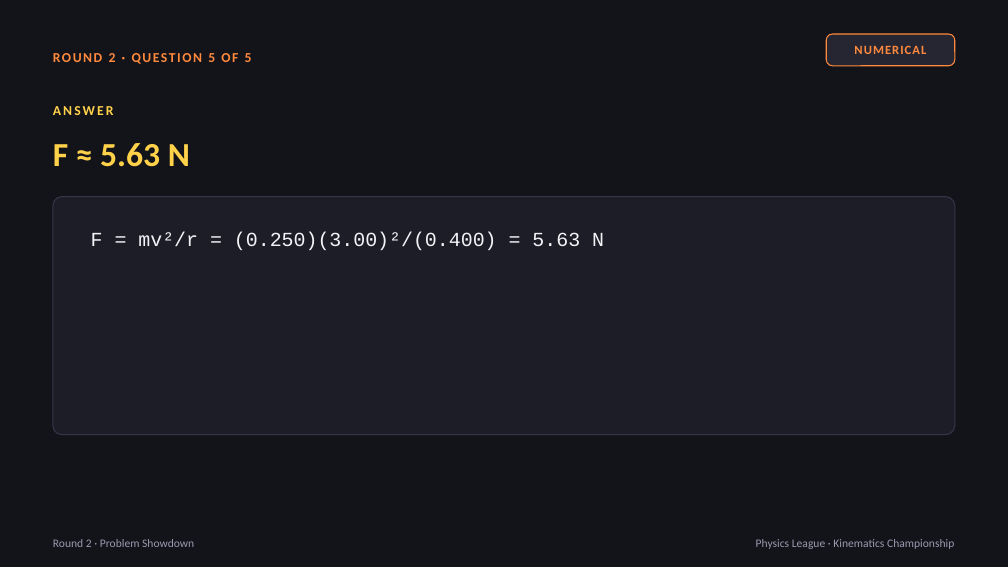
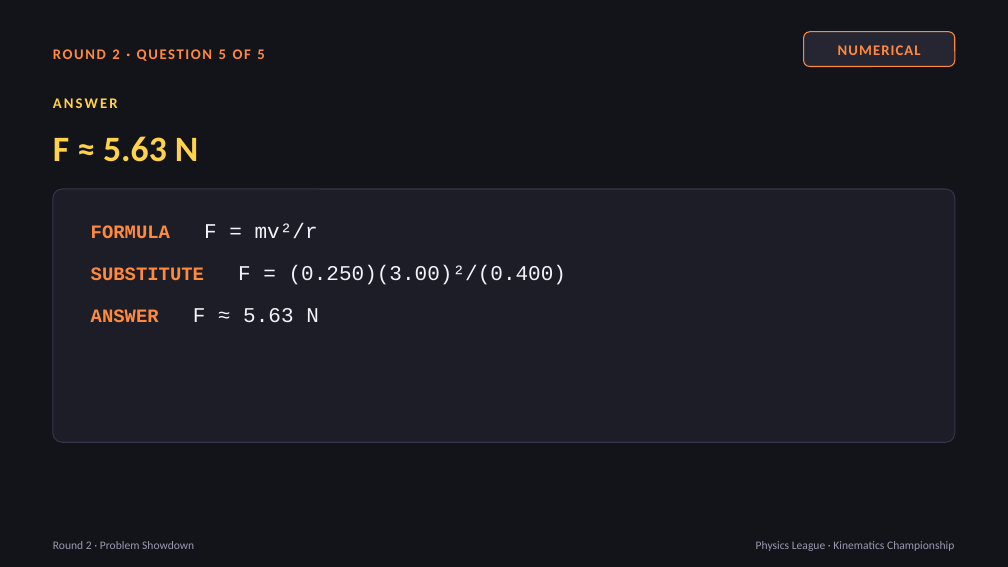
Before and after one commit to lestojas/physics, a slide deck: slide 36 of Physics-League-Kinematics-Championship.pptx (slide 35 before the commit). Drawn at 1008x567 pixels with LibreOffice and Linux fonts; fonts in the diff are those of the drawing. Boxes give left, top, right and bottom in pixels: in the first picture for what was removed or moved away, otherwise in the second. Text is boxed around its words. In the diff, an @@ line names an element or a change of style, - is before the commit and + after.

```diff
--- a/Physics-League-Kinematics-Championship.pptx
+++ b/Physics-League-Kinematics-Championship.pptx
@@ text "ROUND 2 · QUESTION 5 ..." at [112, 49, 264, 59]: size 13 to 14 pt @@
@@ text "NUMERICAL": place and size @@
-text "NUMERICAL" at [854, 45, 926, 54]
+text "NUMERICAL" at [838, 45, 921, 55]
@@ text "NUMERICAL" at [838, 45, 921, 55]: size 12 to 14 pt @@
@@ rounded rectangle at [804, 32, 955, 67]: proportions changed @@
@@ rounded rectangle: place and size @@
-rounded rectangle at [827, 34, 955, 66]
+rounded rectangle at [804, 32, 955, 67]
@@ text "ANSWER" at [53, 98, 118, 108]: size 13 to 14 pt @@
@@ text "ANSWER": place and size @@
-text "ANSWER" at [53, 106, 114, 115]
+text "ANSWER" at [53, 98, 118, 108]
@@ text "F ≈ 5.63 N" at [53, 136, 198, 162]: size 32 to 34 pt @@
@@ rounded rectangle: place and size @@
-rounded rectangle at [53, 197, 955, 435]
+rounded rectangle at [53, 189, 955, 442]
@@ rounded rectangle at [53, 189, 955, 442]: proportions changed @@
@@ text at [91, 223, 567, 322]: text changed; size 19 to 20 pt @@
-F = mv²/r = (0.250)(3.00)²/(0.400) = 5.63 N
+FORMULA F = mv²/r
+SUBSTITUTE F = (0.250)(3.00)²/(0.400)
+ANSWER F ≈ 5.63 N
```
Also in this commit, not shown: 44 other slides changed, 5 slides added, 3 slides removed.
